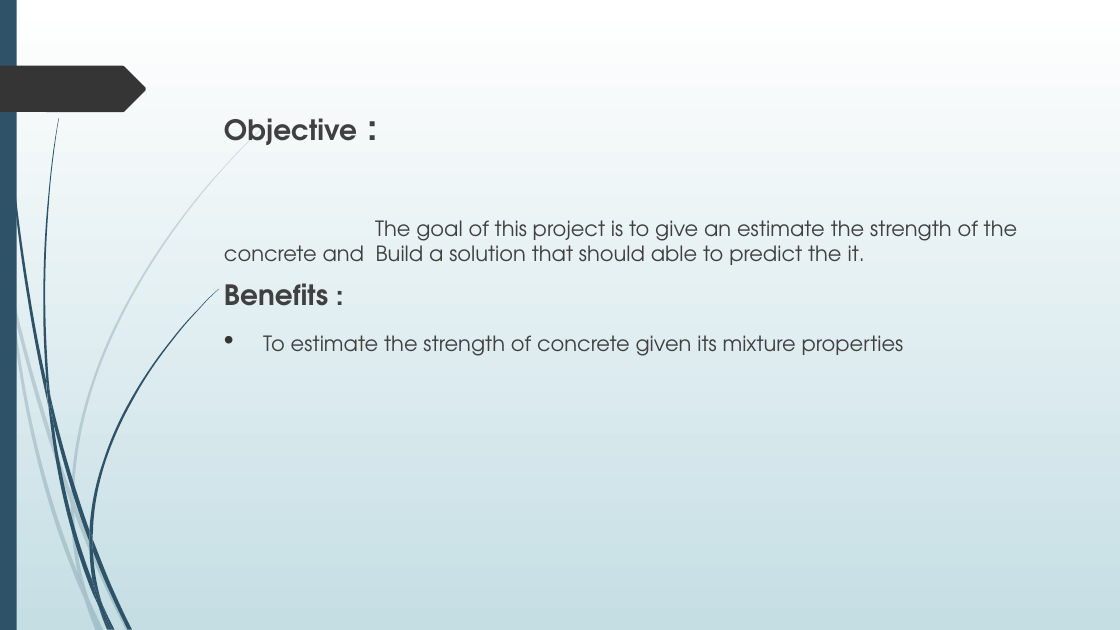
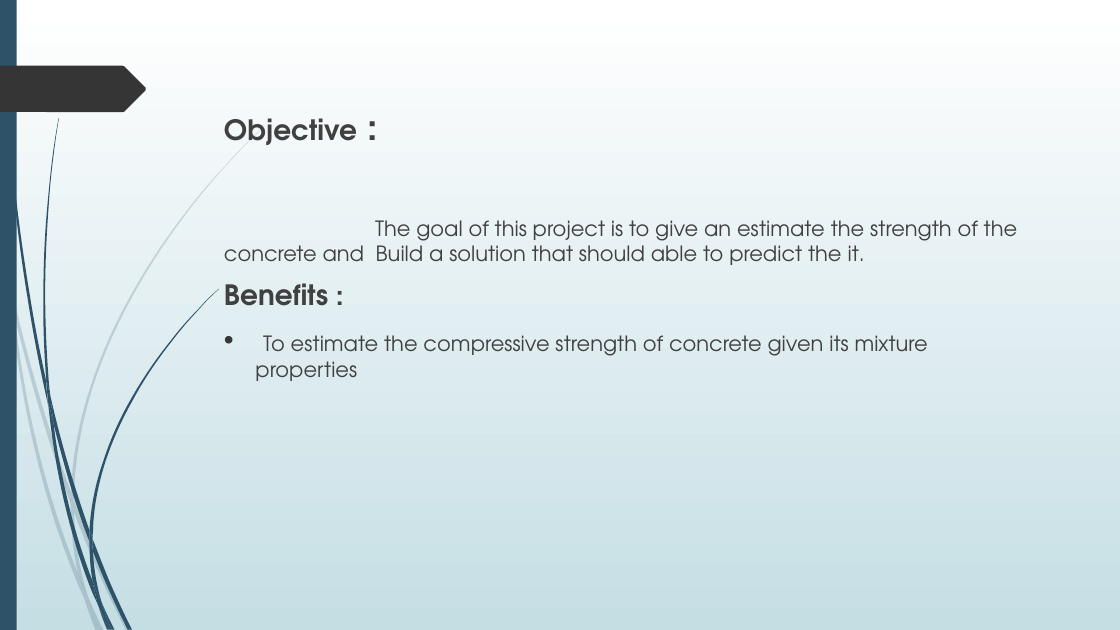
Before and after one commit to techner3/ConcreteStrengthPrediction, a slide deck: slide 2 of Documents/Concrete Strength Prediction DPR.pptx. Drawn at 1120x630 pixels with LibreOffice and Linux fonts; fonts in the diff are those of the drawing. Boxes give left, top, right and bottom in pixels: in the first picture for what was removed or moved away, otherwise in the second. Text is boxed around its words. In the diff, an @@ line names an element or a change of style, - is before the commit and + after.

```diff
--- a/Documents/Concrete Strength Prediction DPR.pptx
+++ b/Documents/Concrete Strength Prediction DPR.pptx
@@ text at bbox=[255, 335, 928, 381]: text changed @@
-• To estimate the strength of concrete given its mixture properties
+• To estimate the compressive strength of concrete given its mixture properties
```
Also in this commit, not shown: 3 other slides changed, 3 other files.
